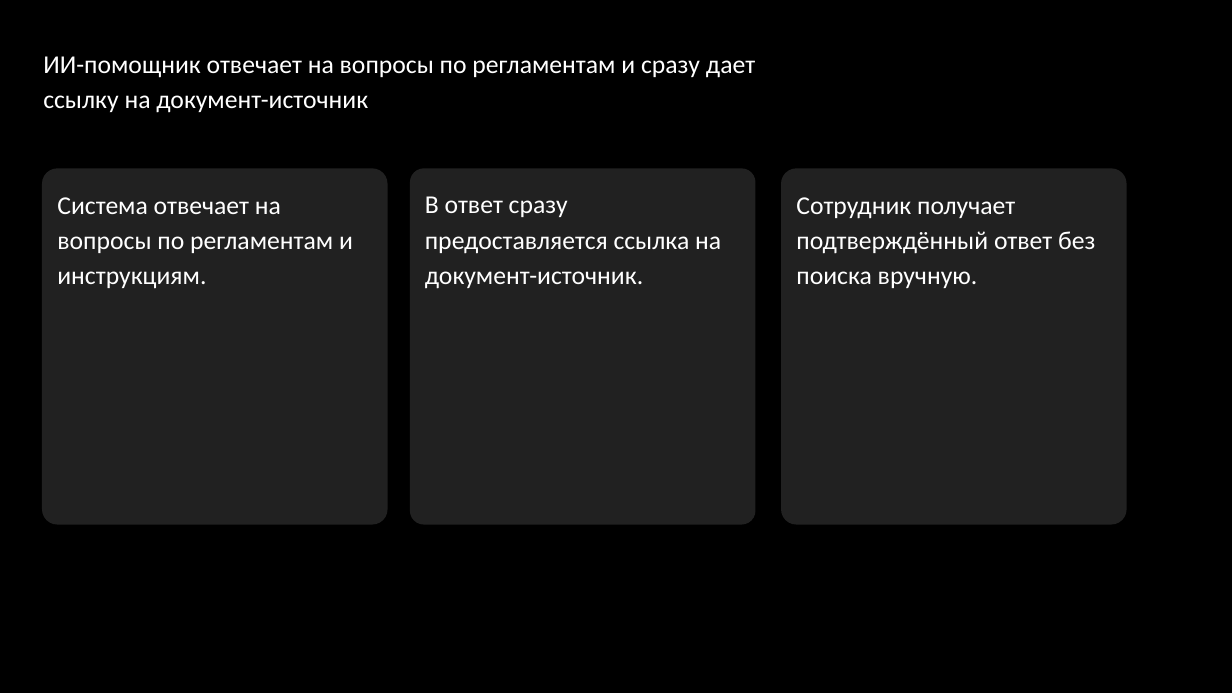
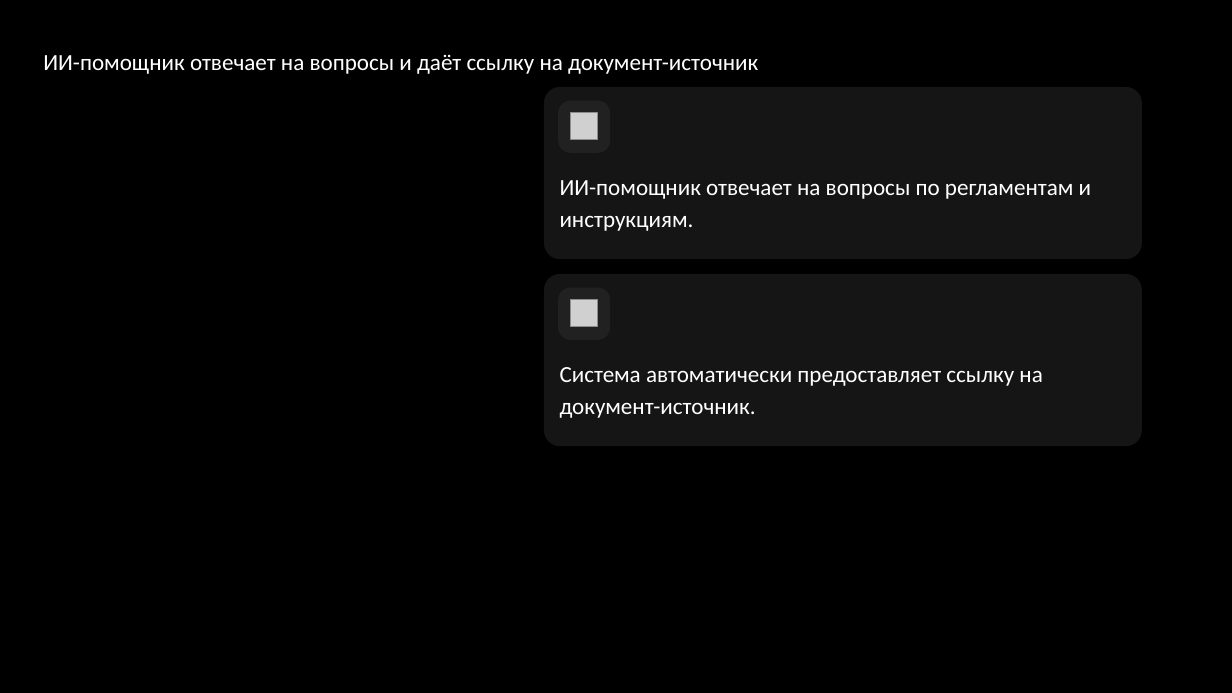
Before and after one commit to temurysega/lct_vk, a slide deck: slide 5 of deliverables/vk-workspace-focus.pptx (slide 4 before the commit). Drawn at 1232x693 pixels with LibreOffice and Linux fonts; fonts in the diff are those of the drawing; grey boxes stand for pictures; background and template pictures are left out. Boxes give left, top, right and bottom in pixels: in the first picture for what was removed or moved away, otherwise in the second. Text is boxed around its words. In the diff, an @@ line names an element or a change of style, - is before the commit and + after.

```diff
--- a/deliverables/vk-workspace-focus.pptx
+++ b/deliverables/vk-workspace-focus.pptx
@@ title at (43,55,758,74): text changed; size 20 to 18 pt @@
-ИИ-помощник отвечает на вопросы по регламентам и сразу дает ссылку на документ-источник
+ИИ-помощник отвечает на вопросы и даёт ссылку на документ-источник
@@ rounded rectangle "ИИ-помощник отвечает на вопросы по ...": place and size @@
-rounded rectangle "ИИ-помощник отвечает на вопросы по ..." at (42,168,387,524)
+rounded rectangle "ИИ-помощник отвечает на вопросы по ..." at (544,87,1142,260)
@@ rounded rectangle "ИИ-помощник отвечает на вопросы по ..." at (544,87,1142,260): fill #212121 to #151515; proportions changed @@
@@ rounded rectangle added at (558,101,610,152), fill #212121 @@
@@ picture added at (571,113,598,140) @@
@@ rounded rectangle removed at (410,168,756,524) @@
-В ответ сразу предоставляется ссылка на документ-источник.
@@ rounded rectangle removed at (781,168,1127,524) @@
-Сотрудник получает подтверждённый ответ без поиска вручную.
@@ text in rounded rectangle at (560,180,1091,231): text changed; size 20 to 18 pt @@
-Система отвечает на вопросы по регламентам и инструкциям.
+ИИ-помощник отвечает на вопросы по регламентам и инструкциям.
@@ rounded rectangle added at (544,274,1142,446), fill #151515, 18 pt, text #FFFFFF @@
+Система автоматически предоставляет ссылку на документ-источник.
@@ rounded rectangle added at (558,287,610,339), fill #212121 @@
@@ picture added at (571,300,598,327) @@
```
Also in this commit, not shown: 3 other slides changed, 6 slides added, 8 slides removed, 30 other files.
